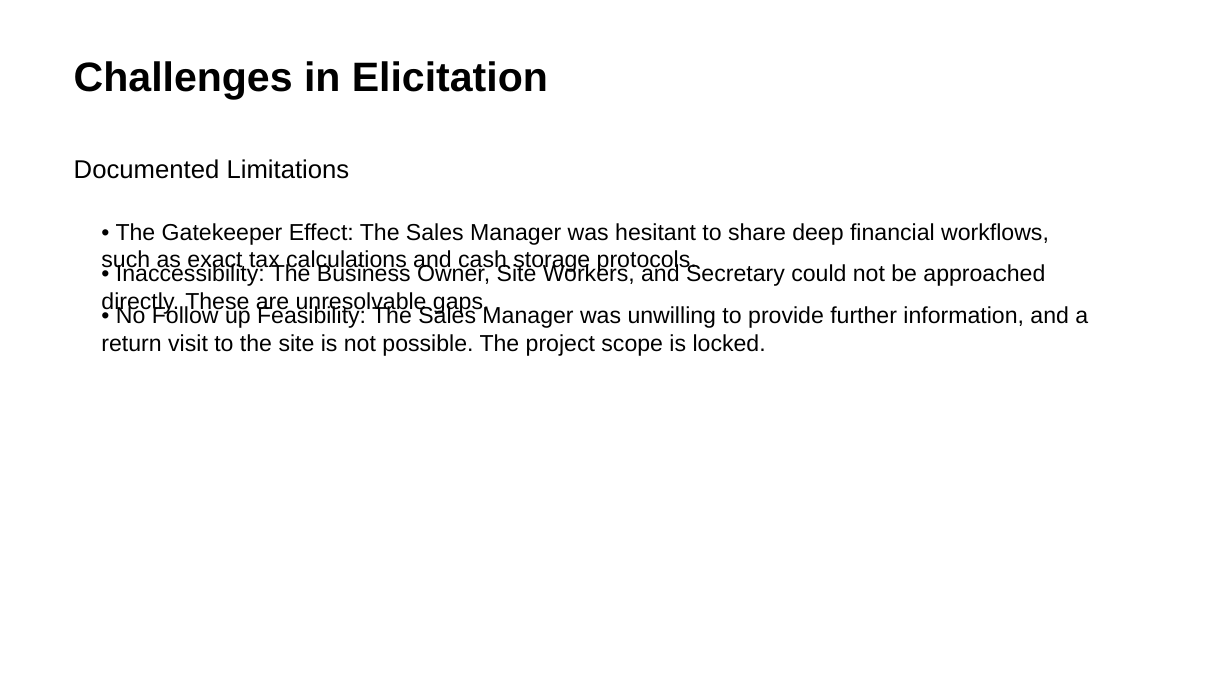
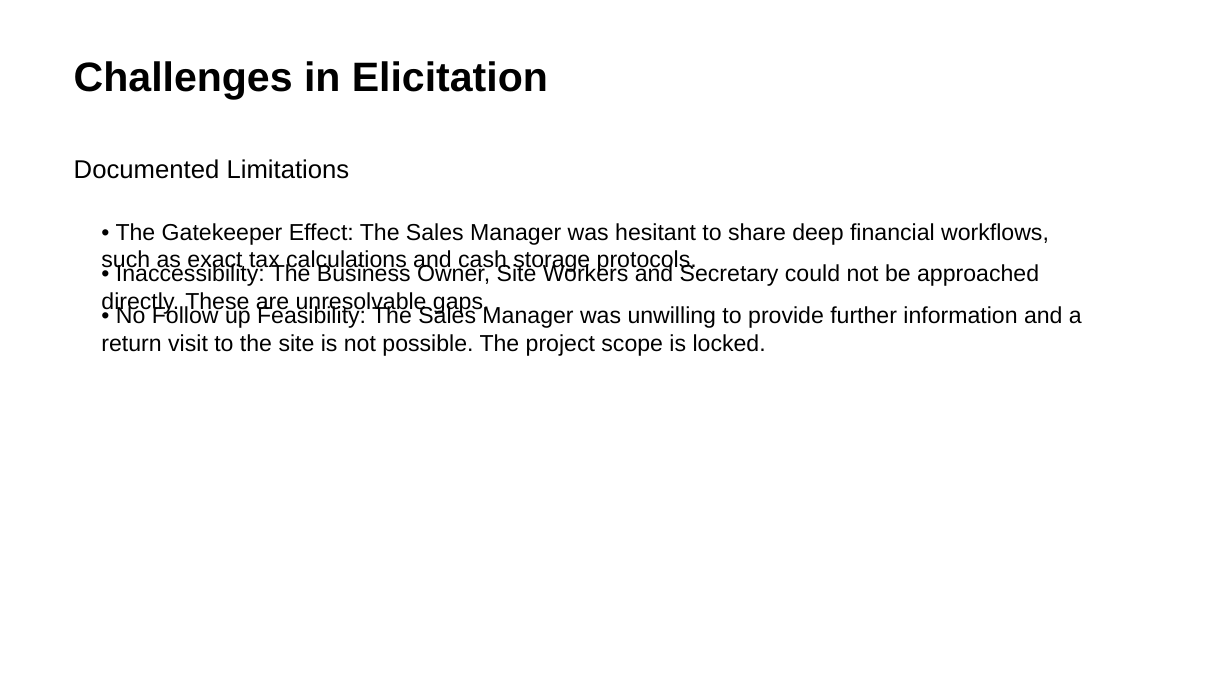
Before and after one commit to mugmarp/requirements-engineering-project-exercise, a slide deck: slide 5 of project_deliverables/PhaseFinal_Grand-Project-Presentation.pptx. Drawn at 1232x693 pixels with LibreOffice and Linux fonts; fonts in the diff are those of the drawing. Boxes give left, top, right and bottom in pixels: in the first picture for what was removed or moved away, otherwise in the second. Text is boxed around its words. In the diff, an @@ line names an element or a change of style, - is before the commit and + after.

```diff
--- a/project_deliverables/PhaseFinal_Grand-Project-Presentation.pptx
+++ b/project_deliverables/PhaseFinal_Grand-Project-Presentation.pptx
@@ text at (101, 263, 1039, 315): text changed @@
-• Inaccessibility: The Business Owner, Site Workers, and Secretary could not be approached directly. These are unresolvable gaps.
+• Inaccessibility: The Business Owner, Site Workers and Secretary could not be approached directly. These are unresolvable gaps.
@@ text at (101, 304, 1082, 356): text changed @@
-• No Follow up Feasibility: The Sales Manager was unwilling to provide further information, and a return visit to the site is not possible. The project scope is locked.
+• No Follow up Feasibility: The Sales Manager was unwilling to provide further information and a return visit to the site is not possible. The project scope is locked.
```
Also in this commit, not shown: 4 other slides changed, 6 other files.
